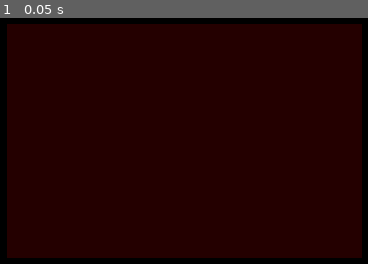
Above: before the commit, frame 1.
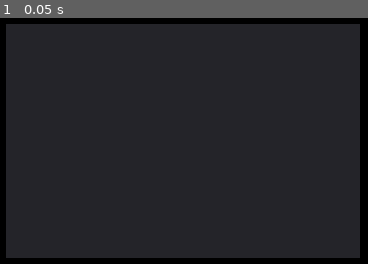
Above: after the commit, the same moment.

Repository: Ludermis/SquareDude
Game: Godot game, scene res://MainMenuScene.tscn
Same seed, same stepped clock (60 frames per second), same inputs: the game is played once before the commit and once after it.
Inputs:
- Up to frame 1 (0.05 s): no input

The runs differ from the first frame. In frame 1, 92% of the frame differs, in the area x 1-99%, y 2-98%.

Commit message:
Revert "Regnatif"
This reverts commit 5b6b1948558ec67895314acbec6f4bef05cae6e9.

Diff:
--- a/MainMenuScene.tscn
+++ b/MainMenuScene.tscn
@@ -3,10 +3,9 @@
 [node name="Node2D" type="Node2D"]
 
 [node name="Panel" type="Panel" parent="."]
-modulate = Color( 1, 0, 0, 1 )
-margin_left = 531.017
+margin_left = 527.121
 margin_top = 197.67
-margin_right = 1382.02
+margin_right = 1378.12
 margin_bottom = 760.67
 __meta__ = {
 "_edit_use_anchors_": false
